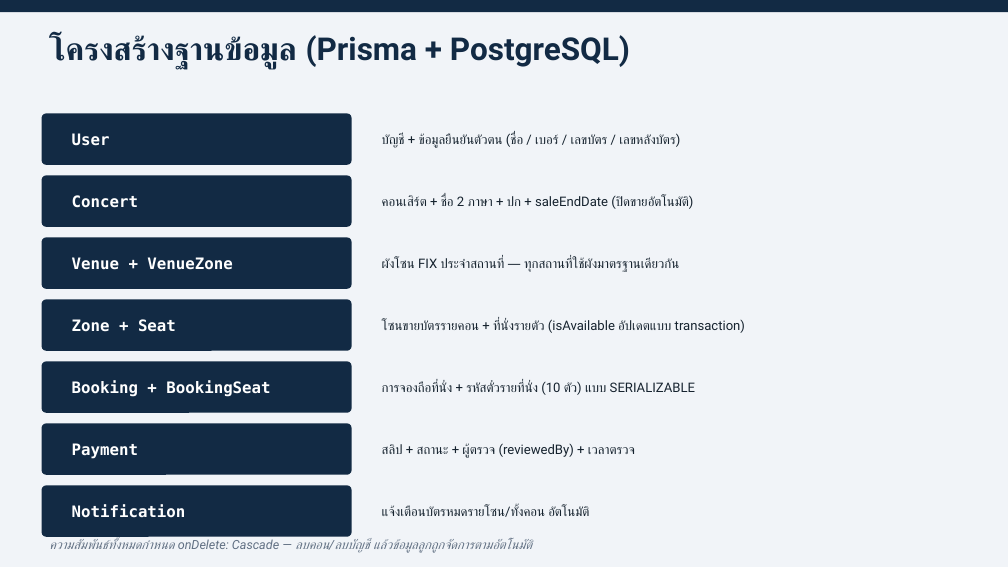
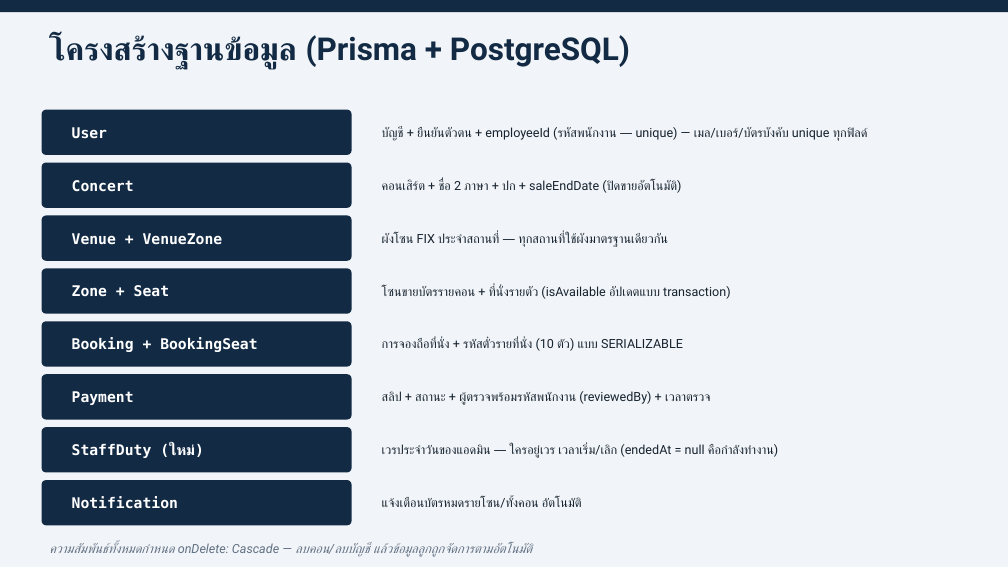
Before and after one commit to yadaint/CE385, a slide deck: slide 12 of Project Concert Booking/BOOKING-TICKET-CONCERT-presentation.pptx (slide 9 before the commit). Drawn at 1008x567 pixels with LibreOffice and Linux fonts; fonts in the diff are those of the drawing. Boxes give left, top, right and bottom in pixels: in the first picture for what was removed or moved away, otherwise in the second. Text is boxed around its words. In the diff, an @@ line names an element or a change of style, - is before the commit and + after.

```diff
--- a/Project Concert Booking/BOOKING-TICKET-CONCERT-presentation.pptx
+++ b/Project Concert Booking/BOOKING-TICKET-CONCERT-presentation.pptx
@@ rounded rectangle: place and size @@
-rounded rectangle at (42, 113, 352, 165)
+rounded rectangle at (42, 110, 352, 155)
@@ text at (382, 127, 868, 141): text changed; size 12.5 to 12 pt @@
-บัญชี + ข้อมูลยืนยันตัวตน (ชื่อ / เบอร์ / เลขบัตร / เลขหลังบัตร)
+บัญชี + ยืนยันตัวตน + employeeId (รหัสพนักงาน — unique) — เมล/เบอร์/บัตรบังคับ unique ทุกฟิลด์
@@ rounded rectangle: place and size @@
-rounded rectangle at (42, 175, 352, 227)
+rounded rectangle at (42, 163, 352, 208)
@@ text "Concert": place and size @@
-text "Concert" at (72, 195, 138, 208)
+text "Concert" at (72, 180, 134, 192)
@@ text "คอนเสิร์ต + ชื่อ 2 ภาษา ...": place and size @@
-text "คอนเสิร์ต + ชื่อ 2 ภาษา ..." at (382, 194, 693, 209)
+text "คอนเสิร์ต + ชื่อ 2 ภาษา ..." at (382, 178, 681, 193)
@@ rounded rectangle: place and size @@
-rounded rectangle at (42, 237, 352, 289)
+rounded rectangle at (42, 216, 352, 261)
@@ text "Venue + VenueZone": place and size @@
-text "Venue + VenueZone" at (72, 257, 232, 270)
+text "Venue + VenueZone" at (72, 233, 223, 245)
@@ text "ผังโซน FIX ประจำสถานที่ — ทุกสถานที่ใช้ผังมาตรฐานเดียวกัน": place and size @@
-text "ผังโซน FIX ประจำสถานที่ — ทุกสถานที่ใช้ผังมาตรฐานเดียวกัน" at (382, 258, 679, 272)
+text "ผังโซน FIX ประจำสถานที่ — ทุกสถานที่ใช้ผังมาตรฐานเดียวกัน" at (382, 233, 668, 247)
@@ rounded rectangle: place and size @@
-rounded rectangle at (42, 299, 352, 351)
+rounded rectangle at (42, 268, 352, 314)
@@ text "Zone + Seat": place and size @@
-text "Zone + Seat" at (72, 319, 176, 332)
+text "Zone + Seat" at (72, 285, 169, 297)
@@ text "โซนขายบัตรรายคอน + ที่นั่งรายตัว (isAvailable อัปเดตแบบ ...": place and size @@
-text "โซนขายบัตรรายคอน + ที่นั่งรายตัว (isAvailable อัปเดตแบบ ..." at (382, 319, 745, 333)
+text "โซนขายบัตรรายคอน + ที่นั่งรายตัว (isAvailable อัปเดตแบบ ..." at (382, 286, 731, 299)
@@ rounded rectangle: place and size @@
-rounded rectangle at (42, 361, 352, 413)
+rounded rectangle at (42, 321, 352, 367)
@@ text "Booking + BookingSeat": place and size @@
-text "Booking + BookingSeat" at (72, 380, 270, 397)
+text "Booking + BookingSeat" at (72, 337, 257, 352)
@@ text "การจองถือที่นั่ง + รหัสตั๋วรายที่นั่ง (10 ตัว) ...": place and size @@
-text "การจองถือที่นั่ง + รหัสตั๋วรายที่นั่ง (10 ตัว) ..." at (382, 382, 695, 395)
+text "การจองถือที่นั่ง + รหัสตั๋วรายที่นั่ง (10 ตัว) ..." at (382, 338, 683, 351)
@@ rounded rectangle: place and size @@
-rounded rectangle at (42, 423, 352, 475)
+rounded rectangle at (42, 374, 352, 420)
@@ text "Payment": place and size @@
-text "Payment" at (72, 443, 138, 459)
+text "Payment" at (72, 391, 134, 405)
@@ text at (382, 391, 710, 405): text changed; size 12.5 to 12 pt @@
-สลิป + สถานะ + ผู้ตรวจ (reviewedBy) + เวลาตรวจ
+สลิป + สถานะ + ผู้ตรวจพร้อมรหัสพนักงาน (reviewedBy) + เวลาตรวจ
@@ proportions changed in 7 elements at (42, 110, 352, 155), (42, 163, 352, 208), (42, 216, 352, 261), (42, 268, 352, 314), (42, 321, 352, 367), (42, 374, 352, 420), (42, 427, 352, 473) @@
@@ rounded rectangle: place and size @@
-rounded rectangle at (42, 485, 352, 537)
+rounded rectangle at (42, 427, 352, 473)
@@ text added at (72, 443, 204, 458), 14 pt, text #FFFFFF, bold @@
+StaffDuty (ใหม่)
@@ text added at (382, 444, 778, 458), 12 pt, text #16232F @@
+เวรประจำวันของแอดมิน — ใครอยู่เวร เวลาเริ่ม/เลิก (endedAt = null คือกำลังทำงาน)
@@ rounded rectangle added at (42, 480, 352, 526), fill #122A44 @@
@@ size 15 to 14 pt in 7 elements at (72, 127, 107, 139), (72, 180, 134, 192), (72, 233, 223, 245), (72, 285, 169, 297), (72, 337, 257, 352), (72, 391, 134, 405), (72, 496, 178, 509) @@
@@ size 12.5 to 12 pt in 5 elements at (382, 178, 681, 193), (382, 233, 668, 247), (382, 286, 731, 299), (382, 338, 683, 351), (382, 497, 582, 508) @@
@@ text "ความสัมพันธ์ทั้งหมดกำหนด onDelete: Cascade — ลบคอน/ลบบัญชี ...": place and size @@
-text "ความสัมพันธ์ทั้งหมดกำหนด onDelete: Cascade — ลบคอน/ลบบัญชี ..." at (49, 538, 532, 553)
+text "ความสัมพันธ์ทั้งหมดกำหนด onDelete: Cascade — ลบคอน/ลบบัญชี ..." at (49, 542, 532, 557)
```
Also in this commit, not shown: 4 other slides changed, 5 slides added, 1 slide removed, 55 other files.
